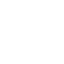
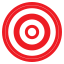
The second w=64, h=64 image is a revision of the first. Changes to its layers:
painted on "Bull's Eye 1" over [2, 2, 62, 62]
